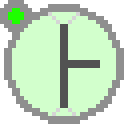
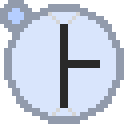
Comparing the layer stacks of the two w=128, h=128 images. Changes:
painted on "Layer 3" over [8, 8, 24, 24]
painted on "Layer 4" over [60, 24, 100, 108]
"Layer 2": opacity 20% → 50%, painted on it over [8, 8, 116, 116]
painted on "Layer 1" over [0, 0, 124, 124]
